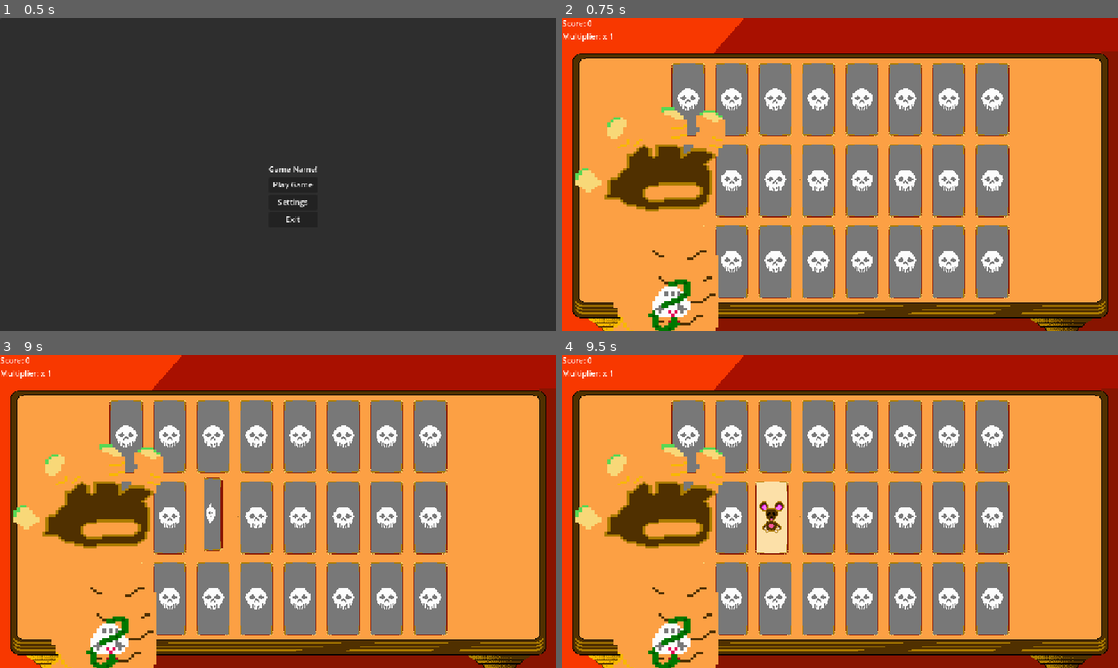
Above: before the commit, frames 1-4 (two rows, left to right).
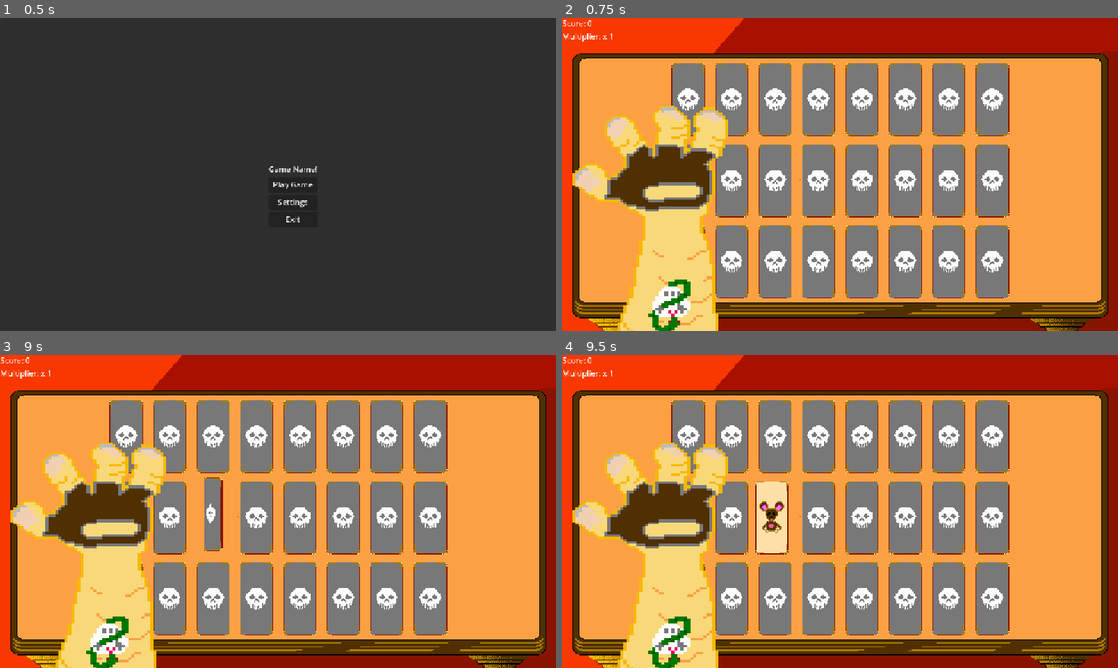
Above: after the commit, the same moments.

Repository: PawnxPawn/DeathMatch
Game: Godot game, scene res://Menus/MainMenu.tscn
Same seed, same stepped clock (60 frames per second), same inputs: the game is played once before the commit and once after it.
Inputs (mouse positions are in pixels of both pictures, inside the frame that each line leads up to):
- Up to frame 1 (0.5 s): no input
- Up to frame 2 (0.75 s): click "Play Game" at 0.5 s
- Up to frame 3 (9 s): click (105, 395) at 1.25 s; click (150, 395) at 2 s; click (189, 395) at 2.75 s; click (233, 395) at 3.5 s; click (278, 395) at 4.25 s; click (322, 395) at 5 s; click (366, 395) at 5.75 s; click (405, 395) at 6.5 s; click (105, 477) at 7.25 s; click (150, 477) at 8 s; click (189, 477) at 8.75 s
- Up to frame 4 (9.5 s): no input

Frame 1 is identical in both runs. In frame 2, 8.8% of the frame differs, in the area x 1-30%, y 28-100%; in frame 3, 8.8%; in frame 4, 8.8%.

Commit message:
HUD
Got the HUD Working, updated art. Still needs a bit of tuning for the Cards, but the logic is fully here.

Diff:
--- a/deathmatch/Game/Game.tscn
+++ b/deathmatch/Game/Game.tscn
@@ -118,6 +118,7 @@
 layer = 5
 
 [node name="PauseMenu" parent="PauseLayer" instance=ExtResource("1_hqwdr")]
+visible = false
 mouse_filter = 2
 
 [node name="Hud Layer" type="CanvasLayer" parent="."]
--- a/deathmatch/Menus/Hud.tscn
+++ b/deathmatch/Menus/Hud.tscn
@@ -1,11 +1,10 @@
 [gd_scene load_steps=5 format=3 uid="uid://clmuqidjeeljp"]
 
-[ext_resource type="Texture2D" uid="uid://cw15txfm2b3va" path="res://Assets/Health_Hands/Hand_set.png" id="1_aq2ra"]
+[ext_resource type="Texture2D" uid="uid://cefhpspubxle2" path="res://Assets/Health_Hands/Hand_set.png" id="1_aq2ra"]
 [ext_resource type="Script" uid="uid://hjy2dy8b5e4o" path="res://Menus/hud.gd" id="1_efy7n"]
 
 [sub_resource type="AtlasTexture" id="AtlasTexture_efy7n"]
 atlas = ExtResource("1_aq2ra")
-region = Rect2(569, 54, 249, 261)
 
 [sub_resource type="StyleBoxFlat" id="StyleBoxFlat_o8hsu"]
 bg_color = Color(0.6, 0.6, 0.6, 0)
--- a/deathmatch/Menus/hud.gd
+++ b/deathmatch/Menus/hud.gd
@@ -17,14 +17,14 @@
 const health_remaining_bg_size: Array[Vector2] = [Vector2(408, 590), Vector2(408, 644)]
 
 func _ready() -> void:
-    GameManager.updated_values.connect(update_hud)
-    update_hud(GameManager.health, GameManager.score, GameManager.chain_multiplier)
+	GameManager.updated_values.connect(update_hud)
+	update_hud(GameManager.health, GameManager.score, GameManager.chain_multiplier)
 
 func update_hud(health: int, score: int, chain_multiplier: int) -> void:
-    hand_life_counter.texture.region = health_remaining[health]
-    if (health == 5):
-        hand_life_counter_bg.size = health_remaining_bg_size[1]
-    else:
-        hand_life_counter_bg.size = health_remaining_bg_size[0]
-    score_label.text = str(score)
-    multiplier_label.text = "x {0}".format([str(chain_multiplier)])
+	hand_life_counter.texture.region = health_remaining[health]
+	if (health == 5):
+		hand_life_counter_bg.size = health_remaining_bg_size[1]
+	else:
+		hand_life_counter_bg.size = health_remaining_bg_size[0]
+	score_label.text = str(score)
+	multiplier_label.text = "x {0}".format([str(chain_multiplier)])
Binary file changed: deathmatch/Assets/Health_Hands/Hand_set.png
Not shown, changed: deathmatch/Assets/Health_Hands/Hand_set.png.import
